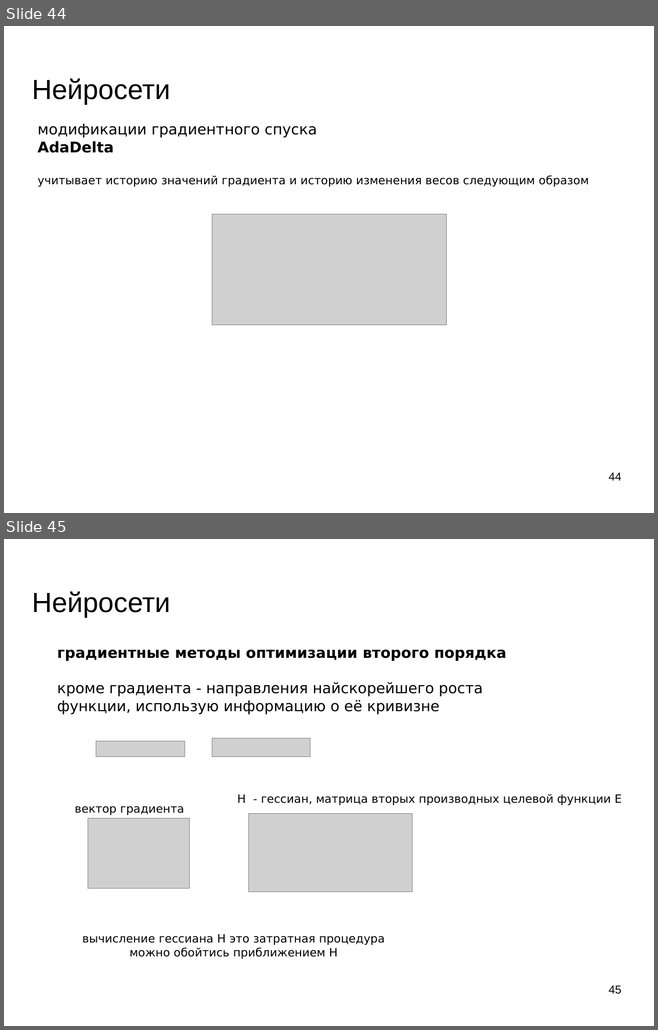
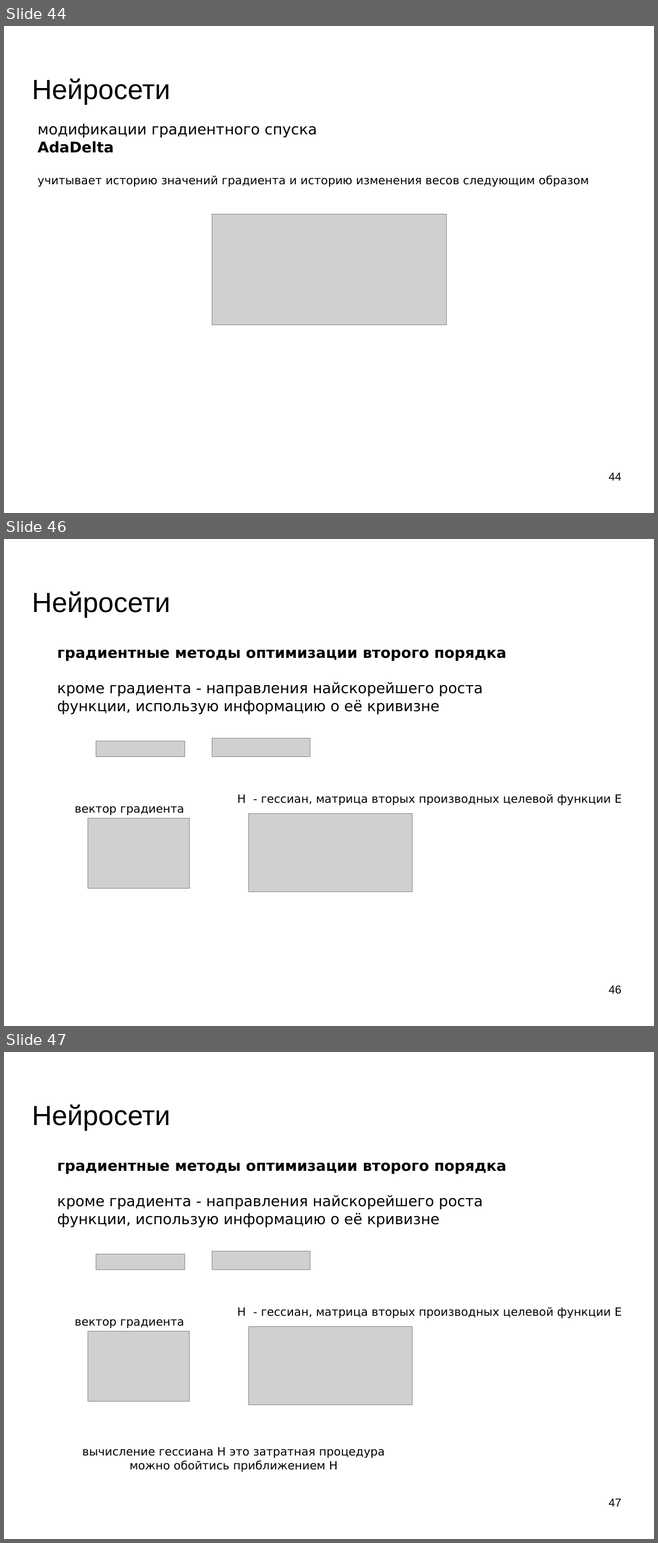
Before and after one commit to mechanoid5/ml_lectorium_legacy, a slide deck: 10-ann.odp. Shown one above the other, each under a label of ours: slides 44 and 45 before the commit, slides 44, 46 and 47 after it; the slides between them are not shown. The pictures are 658x1030 and 658x1543 pixels, drawn with LibreOffice and Linux fonts; fonts in the diff are those of the drawing; grey boxes stand for pictures; background and template pictures are left out. Boxes give left, top, right and bottom in pixels: in the first picture for what was removed or moved away, otherwise in the second. Text is boxed around its words. In the diff, an @@ line names an element or a change of style, - is before the commit and + after.

```diff
--- a/10-ann.odp
+++ b/10-ann.odp
@@ slide 46 added at bbox=[4, 539, 654, 1026], background picture (left out) @@
@@ title added at bbox=[32, 591, 170, 617], 33.9 pt, text #000000 @@
+Нейросети
@@ text added at bbox=[57, 649, 506, 715], 18 pt, text #000000 @@
+градиентные методы оптимизации второго порядка
+кроме градиента - направления найскорейшего роста функции, использую информацию о её кривизне
@@ picture added at bbox=[96, 741, 185, 757] @@
@@ picture added at bbox=[212, 739, 310, 757] @@
@@ text added at bbox=[237, 794, 621, 805], 14 pt, text #000000 @@
+H - гессиан, матрица вторых производных целевой функции E
@@ text added at bbox=[75, 806, 184, 815], 14 pt, text #000000 @@
+вектор градиента
@@ picture added at bbox=[249, 814, 412, 892] @@
@@ picture added at bbox=[88, 819, 190, 889] @@
@@ page number added at bbox=[608, 986, 621, 994], 14 pt, text #000000 @@
+46
@@ what was slide 45 is now slide 47 @@
@@ page number at bbox=[608, 1499, 621, 1507]: text changed @@
-45
+47
```
Also in this commit, not shown: 3 slides changed, 5 other slides added.
